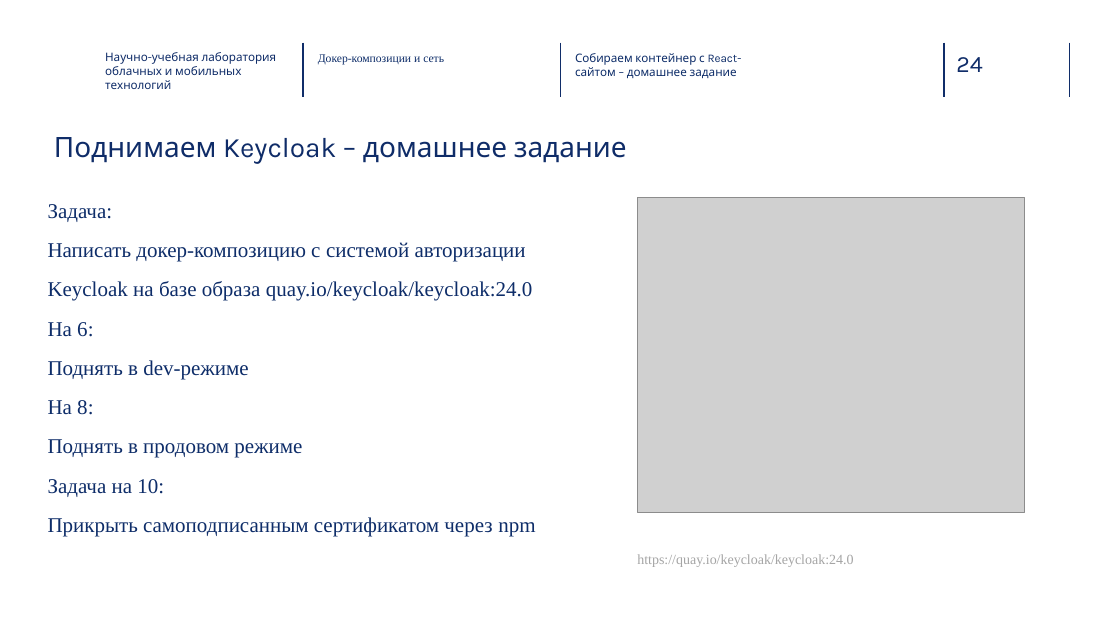
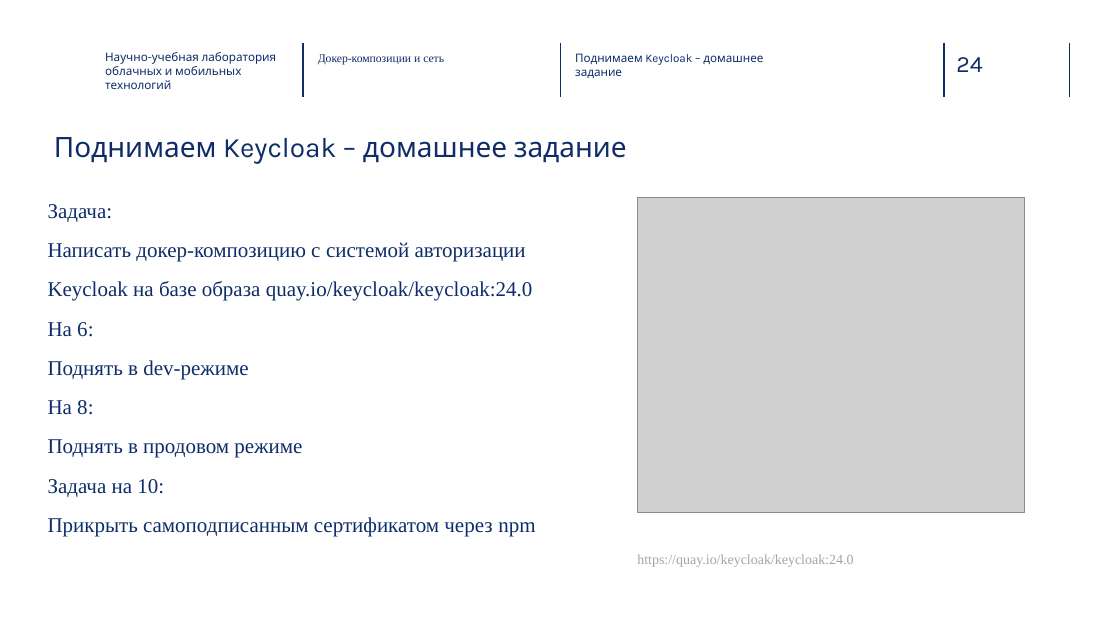
Before and after one commit to Vvil1568/ProductionServerAppDeployment, a slide deck: slide 24 of 2. Докер-композиции и сеть/presentation.pptx. Drawn at 1120x630 pixels with LibreOffice and Linux fonts; fonts in the diff are those of the drawing; grey boxes stand for pictures; background and template pictures are left out. Boxes give left, top, right and bottom in pixels: in the first picture for what was removed or moved away, otherwise in the second. Text is boxed around its words. In the diff, an @@ line names an element or a change of style, - is before the commit and + after.

```diff
--- a/2. Докер-композиции и сеть/presentation.pptx
+++ b/2. Докер-композиции и сеть/presentation.pptx
@@ text at [575, 53, 763, 78]: text changed @@
-Собираем контейнер с React-сайтом – домашнее задание
+Поднимаем Keycloak – домашнее задание
```
Also in this commit, not shown: 16 other slides changed.
